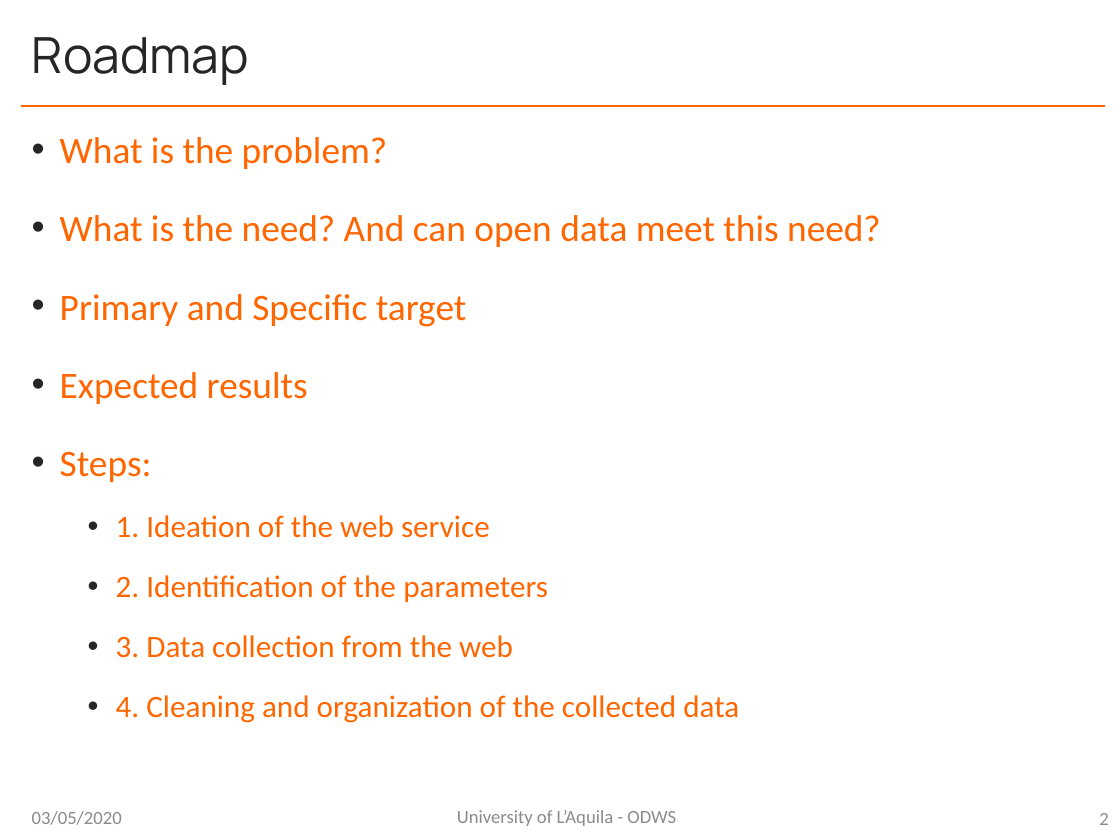
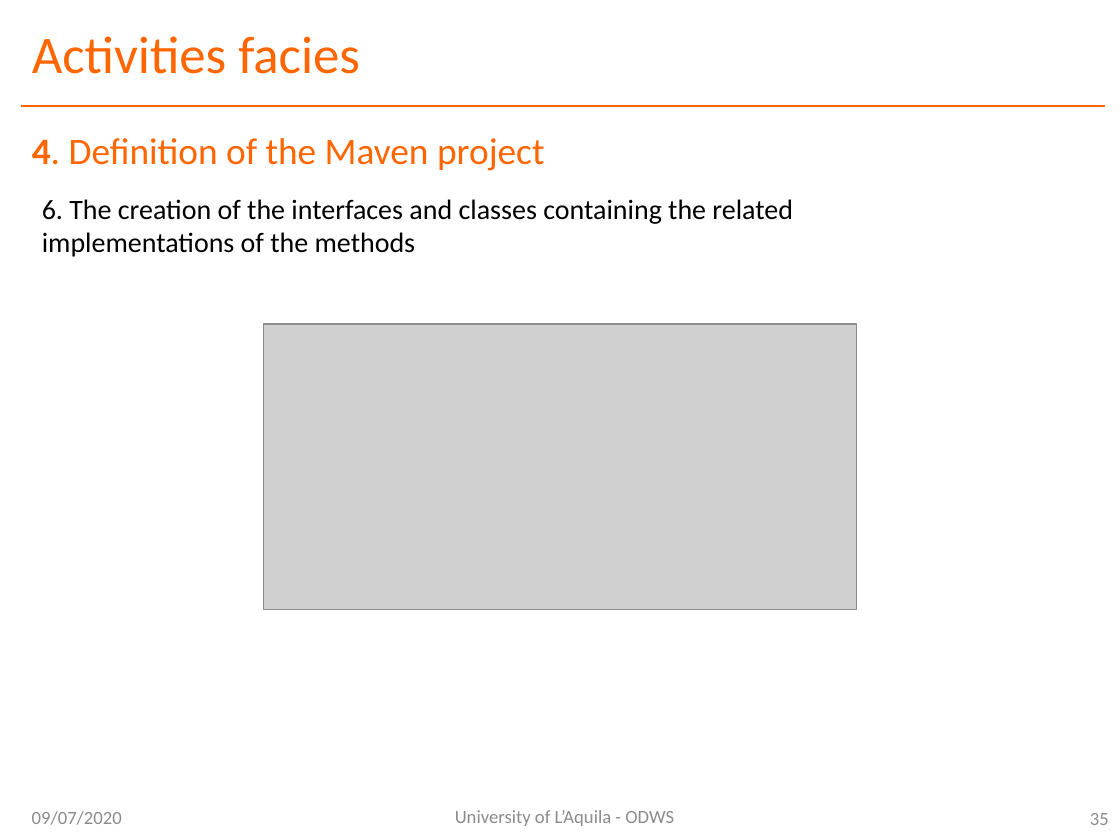
Before and after one commit to ODWSUni/ODWS, a slide deck: slide 35 of PRESENTAZIONE ODWS.pptx (slide 2 before the commit). Drawn at 1120x840 pixels with LibreOffice and Linux fonts; fonts in the diff are those of the drawing; grey boxes stand for pictures. Boxes give left, top, right and bottom in pixels: in the first picture for what was removed or moved away, otherwise in the second. Text is boxed around its words. In the diff, an @@ line names an element or a change of style, - is before the commit and + after.

```diff
--- a/PRESENTAZIONE ODWS.pptx
+++ b/PRESENTAZIONE ODWS.pptx
@@ title at (32, 36, 360, 74): text changed; size 32 to 34 pt; font Manrope to Calibri; text colour #262626 to #FF6600 @@
-Roadmap
+Activities facies
@@ text at (32, 138, 544, 171): text changed; size 20 to 24 pt @@
-• What is the problem?
-• What is the need? And can open data meet this need?
-• Primary and Specific target
-• Expected results
-• Steps:
-  • 1. Ideation of the web service
-  • 2. Identification of the parameters
-  • 3. Data collection from the web
-  • 4. Cleaning and organization of the collected data
+4. Definition of the Maven project
@@ text added at (42, 199, 793, 257), 18 pt, text #000000 @@
+6. The creation of the interfaces and classes containing the related implementations of the methods
@@ picture added at (263, 324, 857, 609) @@
@@ text at (32, 811, 122, 825): text changed @@
-03/05/2020
+09/07/2020
@@ page number at (1090, 813, 1109, 825): text changed @@
-2
+35
```
Also in this commit, not shown: 29 other slides changed, 24 slides added.
